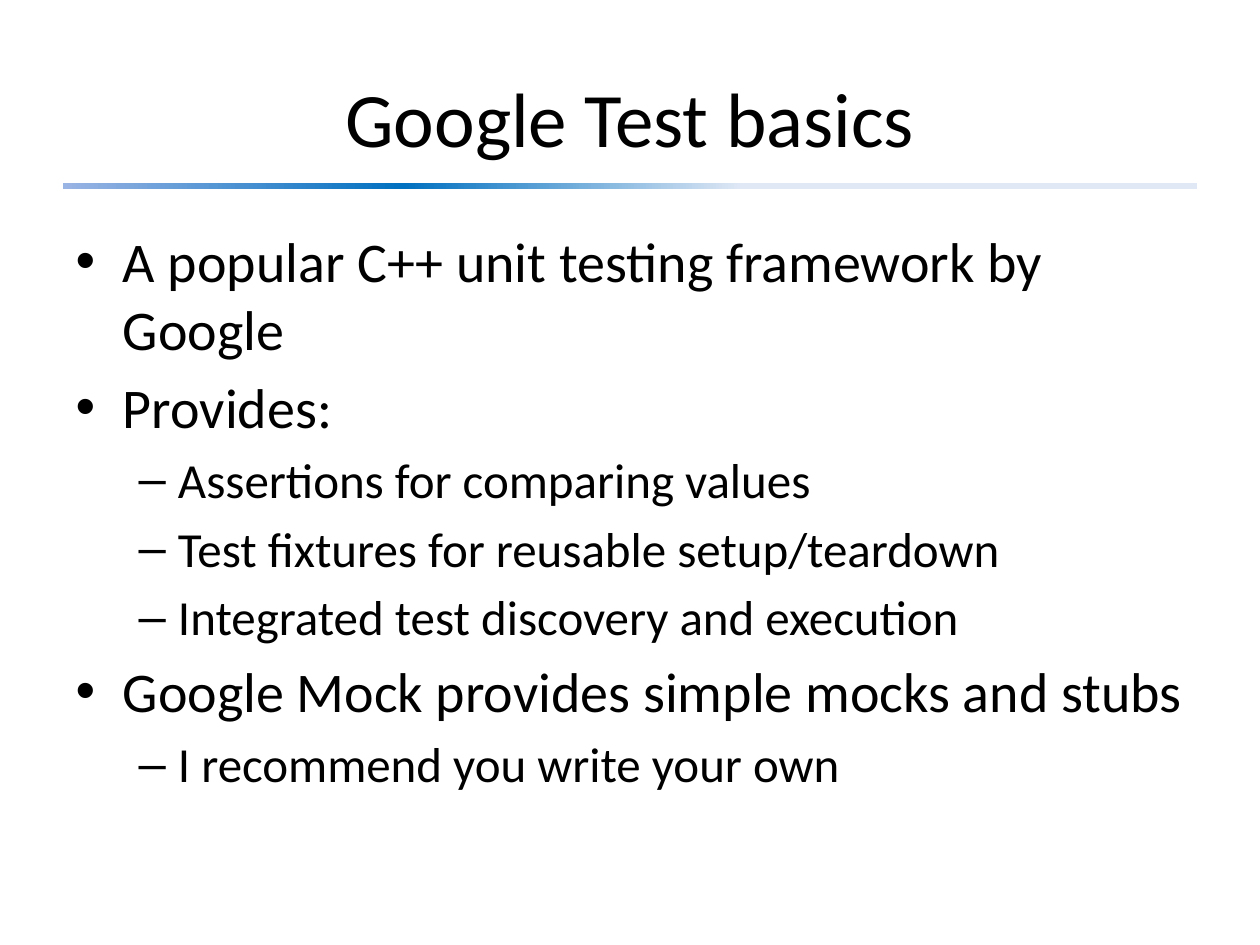
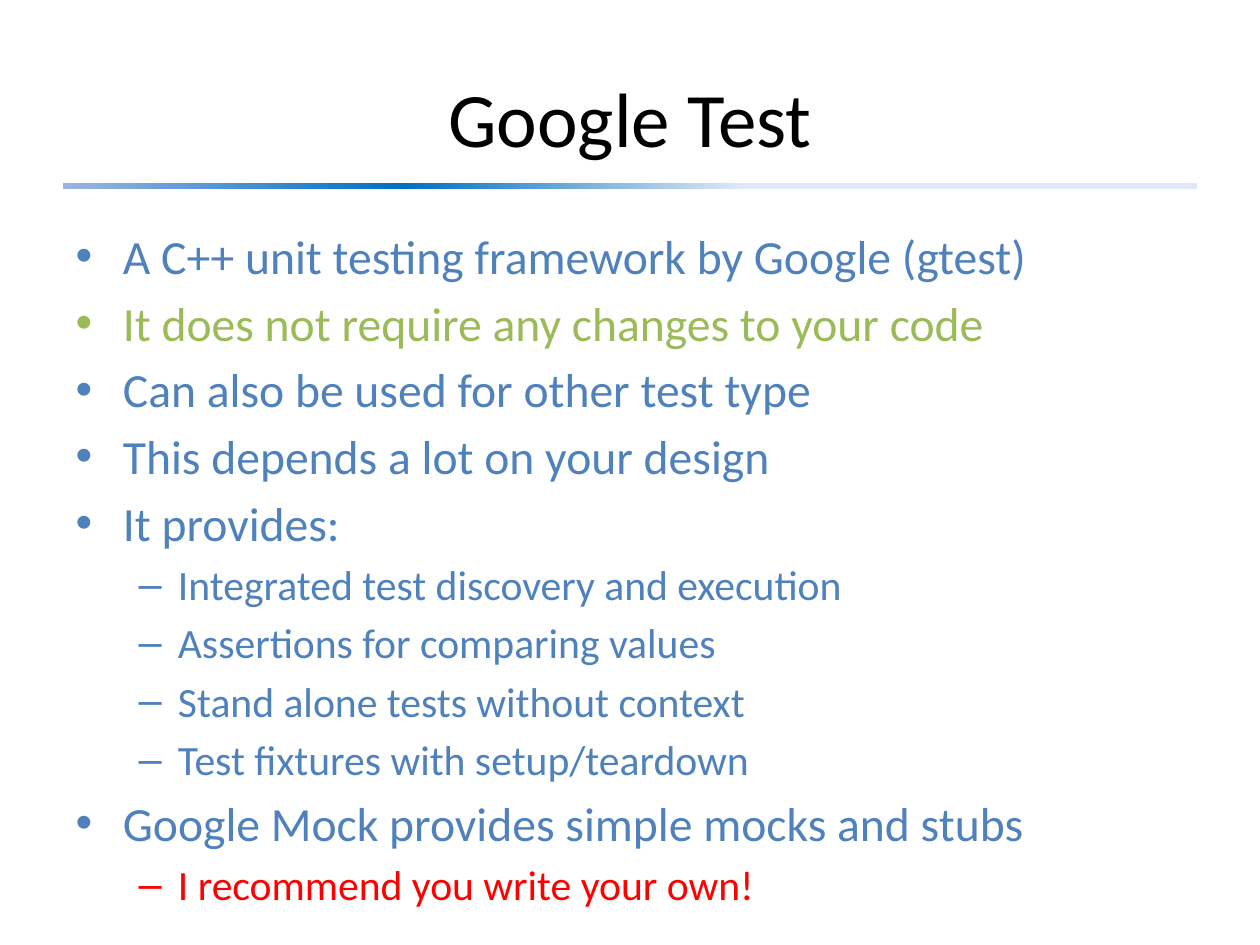
Before and after one commit to david-sackstein/solid-c-cpp, a slide deck: slide 9 of Module 2 - The Importance of Tests.pptx. Drawn at 1260x945 pixels with LibreOffice and Linux fonts; fonts in the diff are those of the drawing. Boxes give left, top, right and bottom in pixels: in the first picture for what was removed or moved away, otherwise in the second. Text is boxed around its words. In the diff, an @@ line names an element or a change of style, - is before the commit and + after.

```diff
--- a/Module 2 - The Importance of Tests.pptx
+++ b/Module 2 - The Importance of Tests.pptx
@@ title at box(448, 93, 811, 161): text changed @@
-Google Test basics
+Google Test
@@ text at box(123, 239, 1026, 607): text changed; size 32 to 27.2 pt; text colour #000000 to #4F81BD @@
-• A popular C++ unit testing framework by Google
-• Provides:
+• A C++ unit testing framework by Google (gtest)
+• It does not require any changes to your code
+• Can also be used for other test type
+• This depends a lot on your design
+• It provides:
+  – Integrated test discovery and execution
@@ text at box(123, 629, 1023, 849): size 28 to 23.8 pt in "Assertions for comparing values"; text colour #000000 to #4F81BD in "Assertions for comparing values", "Google Mock provides simple mocks and stubs"; size 32 to 27.2 pt in "Google Mock provides simple mocks and stubs" @@
@@ text at box(178, 688, 749, 782): text changed; size 28 to 23.8 pt; text colour #000000 to #4F81BD @@
-  – Test fixtures for reusable setup/teardown
-  – Integrated test discovery and execution
+  – Stand alone tests without context
+  – Test fixtures with setup/teardown
@@ text at box(178, 748, 839, 790): text changed; size 28 to 23.8 pt; text colour #000000 to #FF0000 @@
-  – I recommend you write your own
+  – I recommend you write your own!
```
Also in this commit, not shown: 15 other slides changed, 2 slides added, 3 other files.
